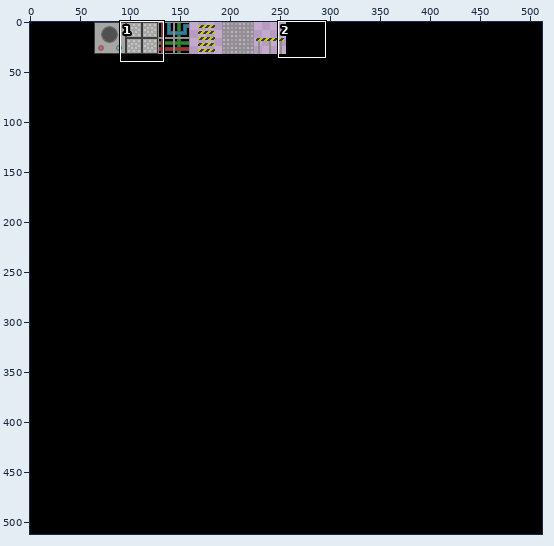
A sprite sheet gets an edit: res/env_atlas.png. Above: a wide view before the commit, with the close-up outlined.
Close-up. Old version:
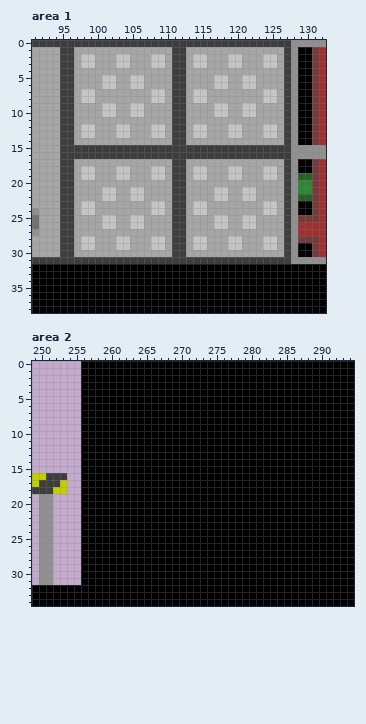
The file is 512x512 pixels. Colours within 5 levels of each other are drawn and written as one. Shown: area 1: x 91..132, y 0..38; area 2: x 249..294, y 0..34.
Once edited:
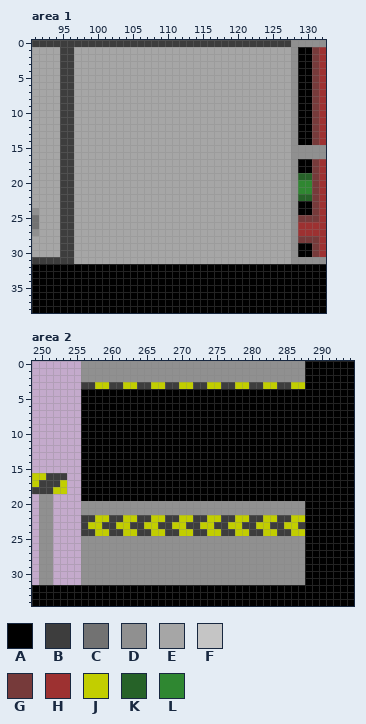
Palette (. is transparent): A #000000  B #3d3d3d  C #727272  D #909090  E #a6a6a6  F #c5c5c5  G #763a3a  H #9d3131  J #c2ce00  K #266228  L #2f8731
The author wrote: Tweaking the environment texture atlas
Edits made:
Area 1:
y 1: x 111..112 BB -> EE; x 127 B -> E
y 2..3: x 98..99 FF -> EE; x 103..104 FF -> EE; x 108..109 FF -> EE; x 111..112 BB -> EE; x 114..115 FF -> EE; x 119..120 FF -> EE; x 124..125 FF -> EE; x 127 B -> E
y 4: x 111..112 BB -> EE; x 127 B -> E
y 5..6: x 101..102 FF -> EE; x 105..106 FF -> EE; x 111..112 BB -> EE; x 117..118 FF -> EE; x 121..122 FF -> EE; x 127 B -> E
y 7..8: x 98..99 FF -> EE; x 108..109 FF -> EE; x 111..112 BB -> EE; x 114..115 FF -> EE; x 124..125 FF -> EE; x 127 B -> E
y 9..10: x 101..102 FF -> EE; x 105..106 FF -> EE; x 111..112 BB -> EE; x 117..118 FF -> EE; x 121..122 FF -> EE; x 127 B -> E
y 11: x 111..112 BB -> EE; x 127 B -> E
y 12..13: x 98..99 FF -> EE; x 103..104 FF -> EE; x 108..109 FF -> EE; x 111..112 BB -> EE; x 114..115 FF -> EE; x 119..120 FF -> EE; x 124..125 FF -> EE; x 127 B -> E
y 14: x 111..112 BB -> EE; x 127 B -> E
y 15..16: x 97..127 BBBBBBBBBBBBBBBBBBBBBBBBBBBBBBB -> EEEEEEEEEEEEEEEEEEEEEEEEEEEEEEE
y 17: x 111..112 BB -> EE; x 127 B -> E
y 18..19: x 98..99 FF -> EE; x 103..104 FF -> EE; x 108..109 FF -> EE; x 111..112 BB -> EE; x 114..115 FF -> EE; x 119..120 FF -> EE; x 124..125 FF -> EE; x 127 B -> E
y 20: x 111..112 BB -> EE; x 127 B -> E
y 21..22: x 101..102 FF -> EE; x 105..106 FF -> EE; x 111..112 BB -> EE; x 117..118 FF -> EE; x 121..122 FF -> EE; x 127 B -> E
y 23..24: x 98..99 FF -> EE; x 108..109 FF -> EE; x 111..112 BB -> EE; x 114..115 FF -> EE; x 124..125 FF -> EE; x 127 B -> E
y 25..26: x 101..102 FF -> EE; x 105..106 FF -> EE; x 111..112 BB -> EE; x 117..118 FF -> EE; x 121..122 FF -> EE; x 127 B -> E
y 27: x 111..112 BB -> EE; x 127 B -> E
y 28..29: x 98..99 FF -> EE; x 103..104 FF -> EE; x 108..109 FF -> EE; x 111..112 BB -> EE; x 114..115 FF -> EE; x 119..120 FF -> EE; x 124..125 FF -> EE; x 127 B -> E
y 30: x 111..112 BB -> EE; x 127 B -> E
y 31: x 97..127 BBBBBBBBBBBBBBBBBBBBBBBBBBBBBBB -> EEEEEEEEEEEEEEEEEEEEEEEEEEEEEEE
Area 2:
y 0..2: x 256..287 AAAAAAAAAAAAAAAAAAAAAAAAAAAAAAAA -> DDDDDDDDDDDDDDDDDDDDDDDDDDDDDDDD
y 3: x 256..287 AAAAAAAAAAAAAAAAAAAAAAAAAAAAAAAA -> BBJJBBJJBBJJBBJJBBJJBBJJBBJJBBJJ
y 20..21: x 256..287 AAAAAAAAAAAAAAAAAAAAAAAAAAAAAAAA -> DDDDDDDDDDDDDDDDDDDDDDDDDDDDDDDD
y 22: x 256..287 AAAAAAAAAAAAAAAAAAAAAAAAAAAAAAAA -> BBJJBBJJBBJJBBJJBBJJBBJJBBJJBBJJ
y 23: x 256..287 AAAAAAAAAAAAAAAAAAAAAAAAAAAAAAAA -> BJJBBJJBBJJBBJJBBJJBBJJBBJJBBJJB
y 24: x 256..287 AAAAAAAAAAAAAAAAAAAAAAAAAAAAAAAA -> BBJJBBJJBBJJBBJJBBJJBBJJBBJJBBJJ
y 25..31: x 256..287 AAAAAAAAAAAAAAAAAAAAAAAAAAAAAAAA -> DDDDDDDDDDDDDDDDDDDDDDDDDDDDDDDD
